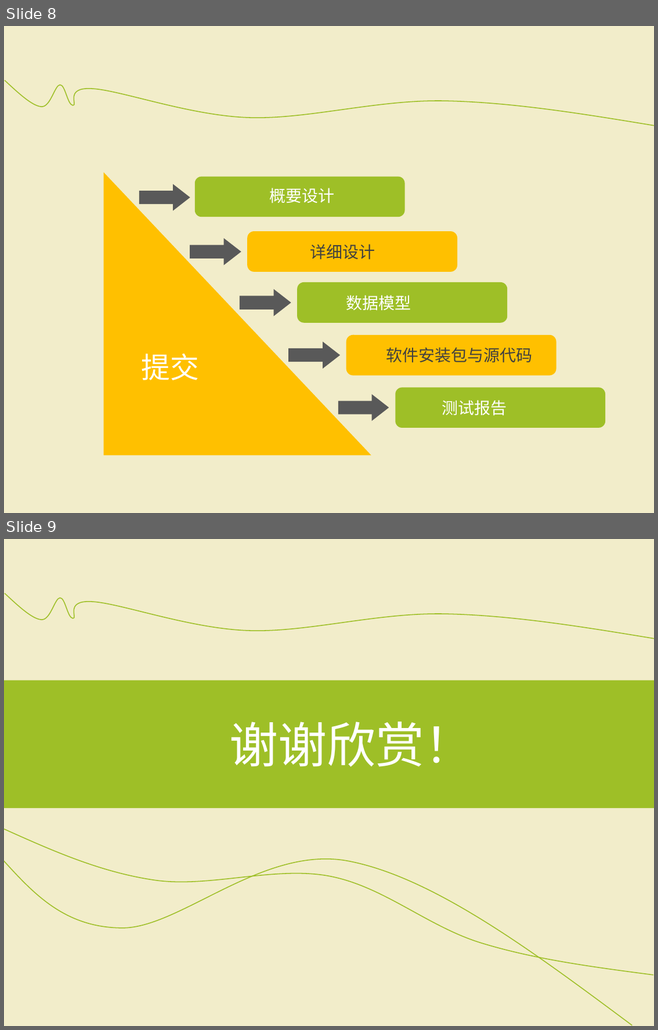
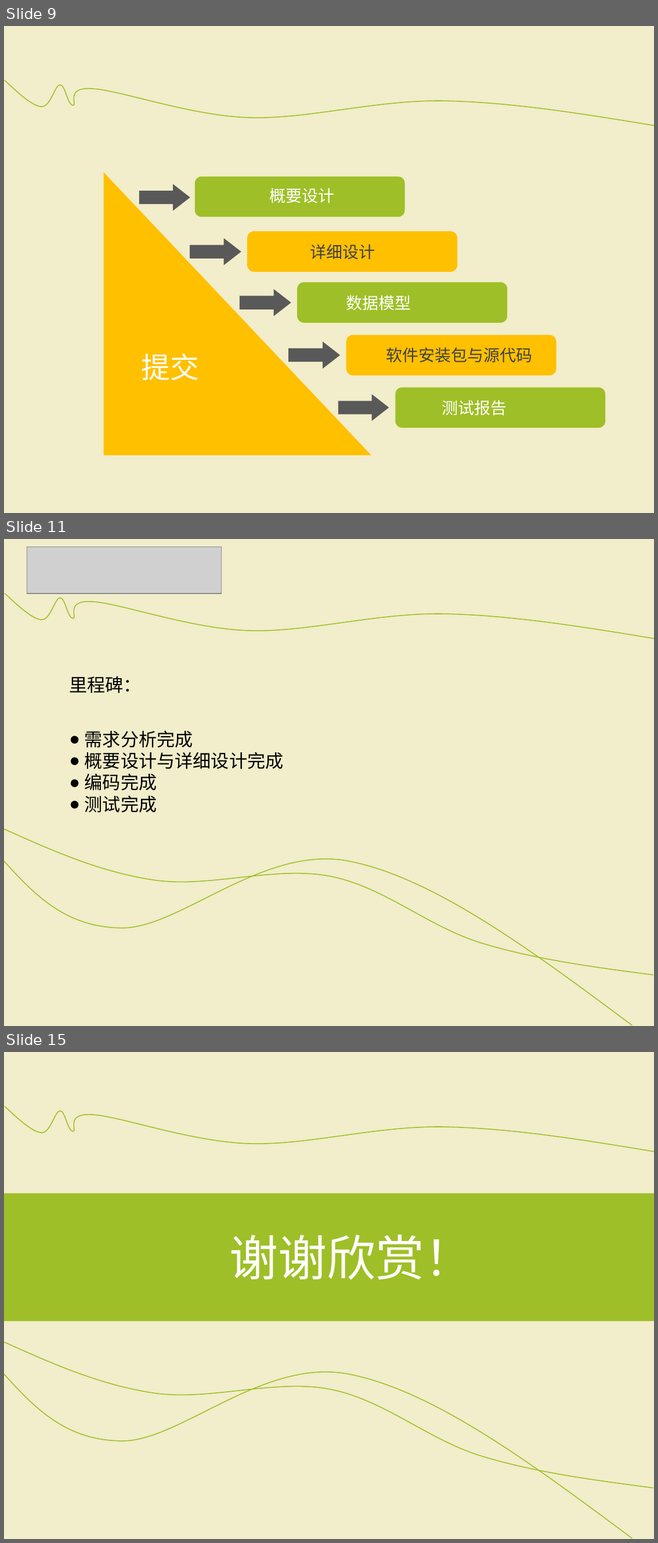
Before and after one commit to SoftwareOrganization/Dating_Position, a slide deck: doc of project/项目开发计划报告.ppt. Shown one above the other, each under a label of ours: slides 8 and 9 before the commit, slides 9, 11 and 15 after it; the slides between them are not shown. The pictures are 658x1030 and 658x1543 pixels, drawn with LibreOffice and Linux fonts; fonts in the diff are those of the drawing; grey boxes stand for pictures. Boxes give left, top, right and bottom in pixels: in the first picture for what was removed or moved away, otherwise in the second. Text is boxed around its words. In the diff, an @@ line names an element or a change of style, - is before the commit and + after.

```diff
--- a/doc of project/项目开发计划报告.ppt
+++ b/doc of project/项目开发计划报告.ppt
@@ slide 11 added at [4,539,654,1026], background #FFFFFF; not listed: 2 template elements that a slide beside it also shows @@
@@ picture added at [27,547,221,594] @@
@@ text added at [69,676,284,813], 20 pt, text #000000 @@
+里程碑：
+● 需求分析完成
+● 概要设计与详细设计完成
+● 编码完成
+● 测试完成
@@ freeform shape added at [4,829,653,976], outline #9EBF27 0.99 pt @@
@@ freeform shape added at [4,859,632,1026], outline #9EBF27 0.99 pt @@
@@ what was slide 8 is now slide 9 @@
@@ what was slide 9 is now slide 15 @@
```
Also in this commit, not shown: 2 slides changed, 5 other slides added.
